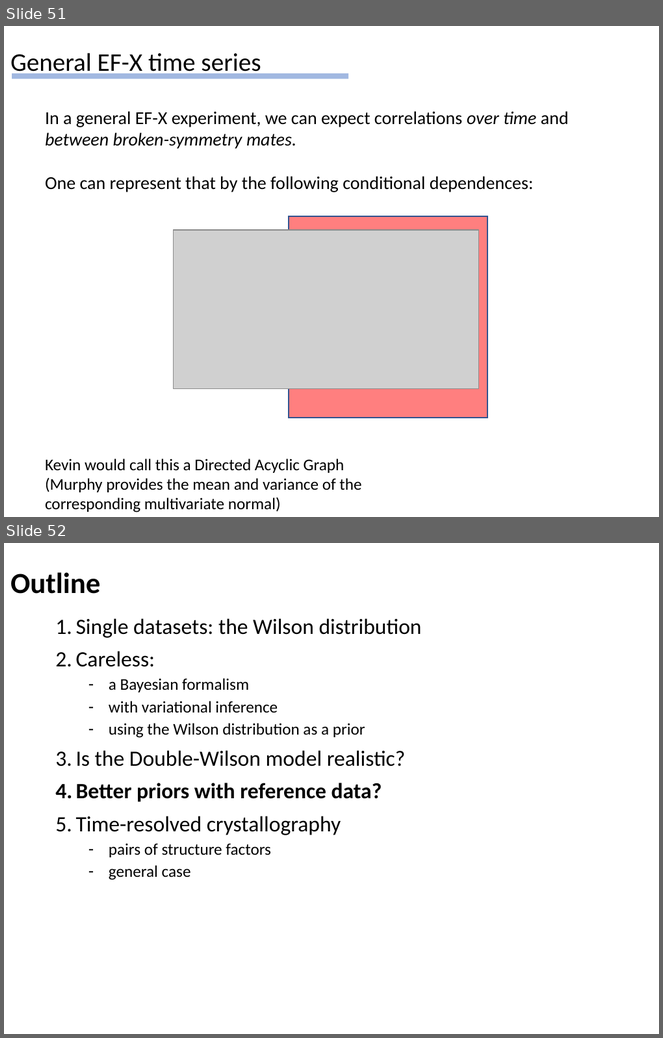
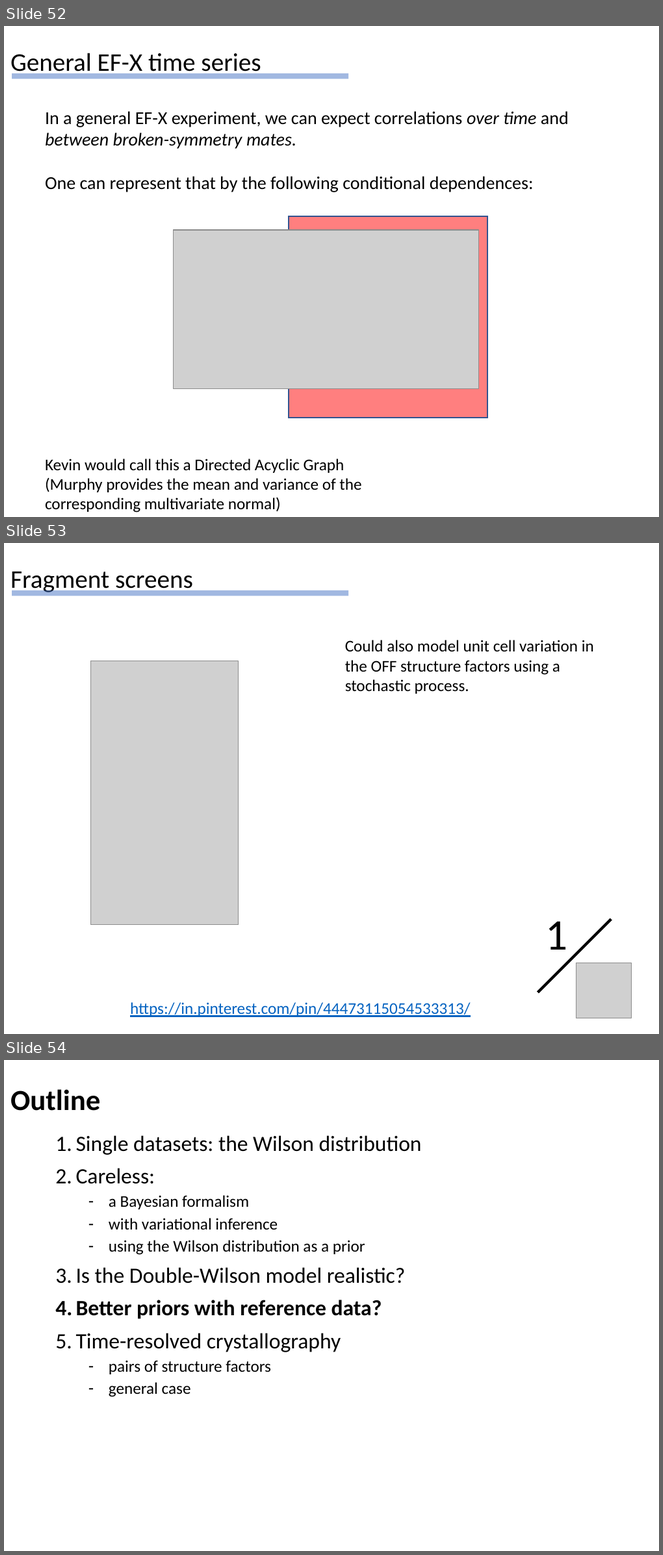
Before and after one commit to Hekstra-Lab/dw, a slide deck: Summary_of_findings_DH_20210218.pptx. Shown one above the other, each under a label of ours: slides 51 and 52 before the commit, slides 52, 53 and 54 after it. The pictures are 663x1038 and 663x1555 pixels, drawn with LibreOffice and Linux fonts; fonts in the diff are those of the drawing; grey boxes stand for pictures. Boxes give left, top, right and bottom in pixels: in the first picture for what was removed or moved away, otherwise in the second. Text is boxed around its words. In the diff, an @@ line names an element or a change of style, - is before the commit and + after.

```diff
--- a/Summary_of_findings_DH_20210218.pptx
+++ b/Summary_of_findings_DH_20210218.pptx
@@ slide 53 added at (4, 543, 659, 1034), background #FFFFFF @@
@@ title added at (10, 572, 193, 594), 28 pt, text #000000 @@
+Fragment screens
@@ line added from (12, 593) to (348, 593), #4472C4 6 pt @@
@@ text added at (345, 640, 594, 694), 18 pt, text #000000 @@
+Could also model unit cell variation in the OFF structure factors using a stochastic process.
@@ picture added at (91, 661, 239, 925) @@
@@ line added from (538, 992) to (611, 920), #000000 3 pt @@
@@ text added at (545, 921, 568, 950), 48 pt, text #000000 @@
+1
@@ picture added at (576, 963, 631, 1018) @@
@@ text added at (130, 1003, 470, 1017), 18 pt, text #0563C1, underline @@
+https://in.pinterest.com/pin/44473115054533313/
@@ what was slide 51 is now slide 52 @@
@@ what was slide 52 is now slide 54 @@
```
Also in this commit, not shown: 2 slides changed, 1 other slide added, 35 other files.
